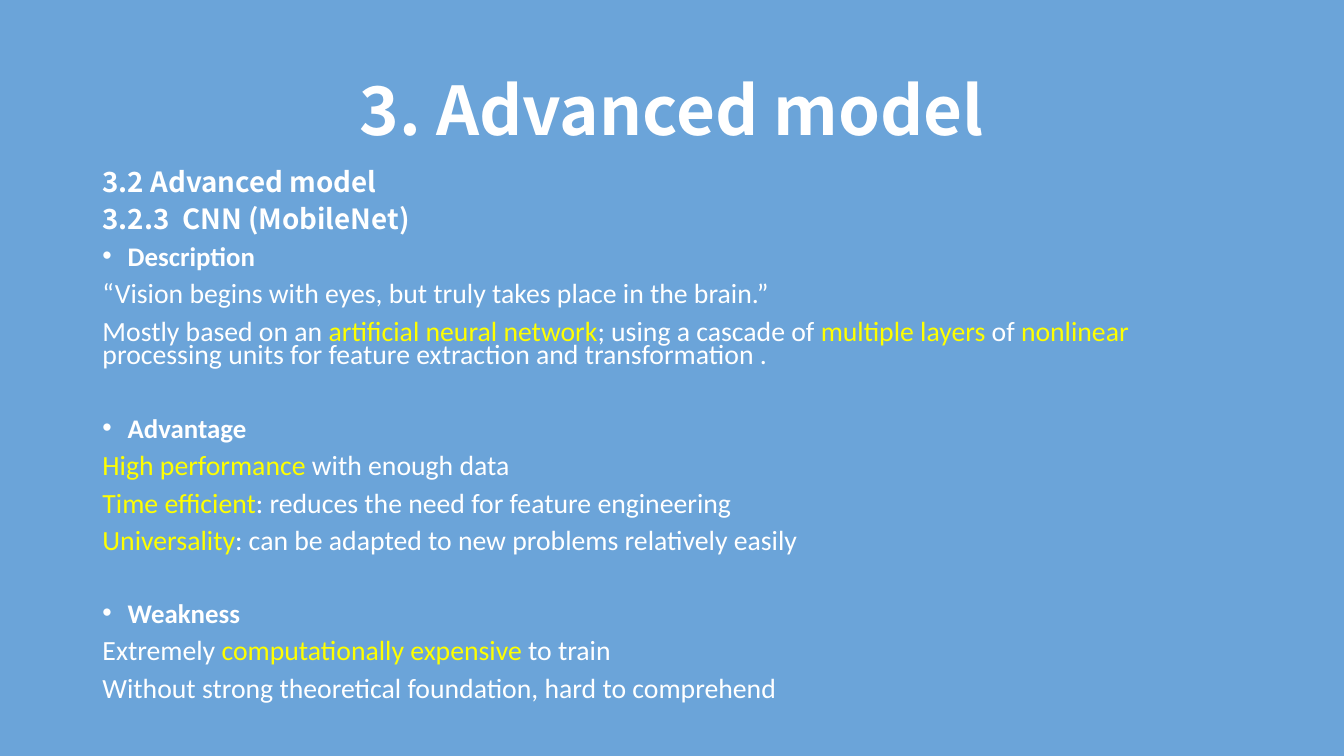
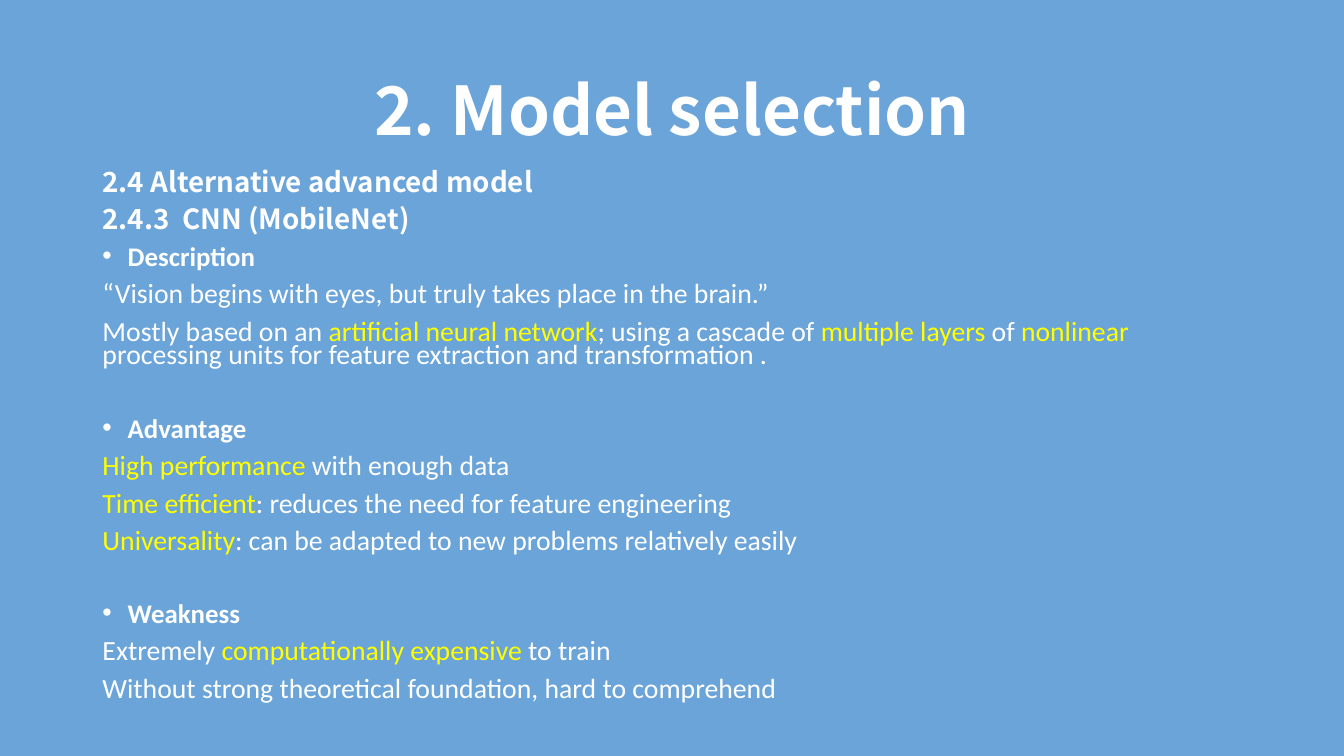
Before and after one commit to TZstatsADS/Spring2018-Project3-Group4, a slide deck: slide 9 of doc/model selection and evaluation.pptx. Drawn at 1344x756 pixels with LibreOffice and Linux fonts; fonts in the diff are those of the drawing. Boxes give left, top, right and bottom in pixels: in the first picture for what was removed or moved away, otherwise in the second. Text is boxed around its words. In the diff, an @@ line names an element or a change of style, - is before the commit and + after.

```diff
--- a/doc/model selection and evaluation.pptx
+++ b/doc/model selection and evaluation.pptx
@@ title at box(374, 80, 970, 136): text changed @@
-3. Advanced model
+2. Model selection
@@ text at box(102, 169, 533, 235): text changed @@
-3.2 Advanced model
-3.2.3 CNN (MobileNet)
+2.4 Alternative advanced model
+2.4.3 CNN (MobileNet)
```
Also in this commit, not shown: 12 other slides changed.
